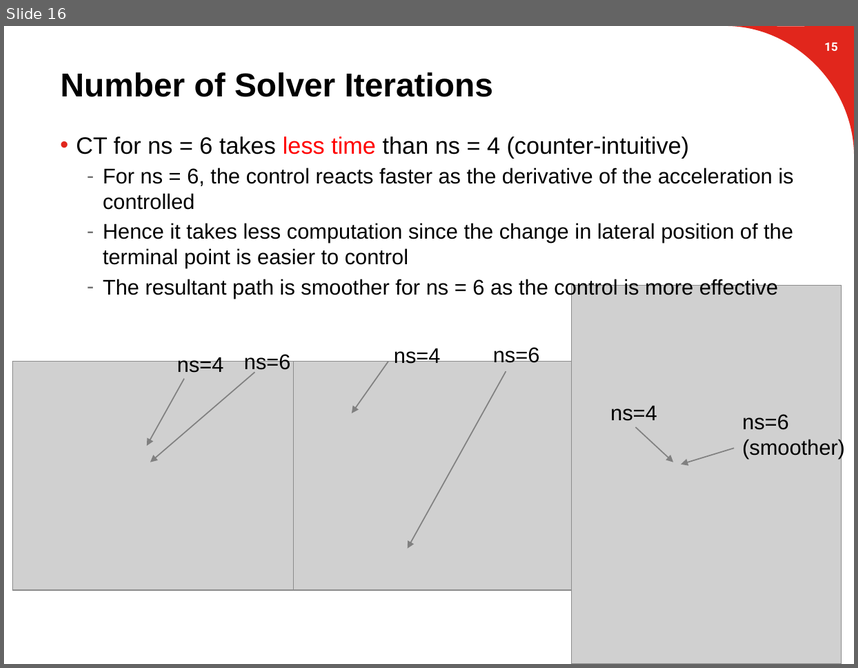
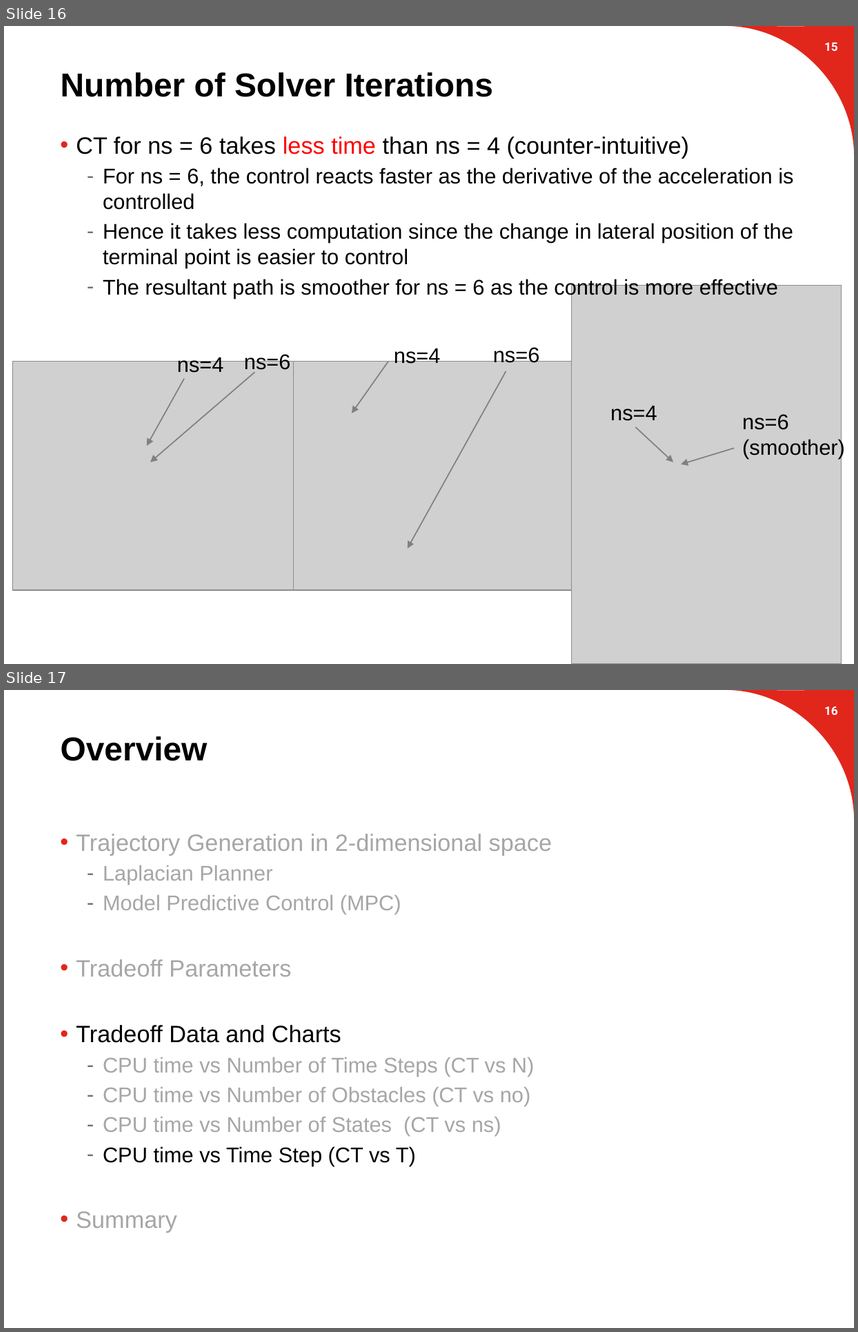
Before and after one commit to suvoganguli/GIG-MPC-Laplacian, a slide deck: 2D Results (03-19-2018).pptx. Shown one above the other, each under a label of ours: slide 16 before the commit, slides 16 and 17 after it. The pictures are 858x668 and 858x1332 pixels, drawn with LibreOffice and Linux fonts; fonts in the diff are those of the drawing; grey boxes stand for pictures; background and template pictures are left out. Boxes give left, top, right and bottom in pixels: in the first picture for what was removed or moved away, otherwise in the second. Text is boxed around its words. In the diff, an @@ line names an element or a change of style, - is before the commit and + after.

Commit message:
updated ppt with design tradeoff plots for variation in (N,T)

```diff
--- a/2D Results (03-19-2018).pptx
+++ b/2D Results (03-19-2018).pptx
@@ slide 17 added at (x1=4, y1=690, x2=854, y2=1328), background #FFFFFF; not listed: 1 template element that a slide beside it also shows @@
@@ page number added at (x1=824, y1=706, x2=838, y2=715), 10 pt, text #FFFFFF, bold @@
+16
@@ title added at (x1=61, y1=736, x2=208, y2=761), 28 pt, text #000000, bold @@
+Overview
@@ text added at (x1=76, y1=834, x2=552, y2=1232), 18 pt, text #A6A6A6 @@
+• Trajectory Generation in 2-dimensional space
+  – Laplacian Planner
+  – Model Predictive Control (MPC)
+• Tradeoff Parameters
+• Tradeoff Data and Charts
+  – CPU time vs Number of Time Steps (CT vs N)
+  – CPU time vs Number of Obstacles (CT vs no)
+  – CPU time vs Number of States (CT vs ns)
+  – CPU time vs Time Step (CT vs T)
+• Summary
```
Also in this commit, not shown: 7 slides changed, 3 other slides added, 2 slides removed.
